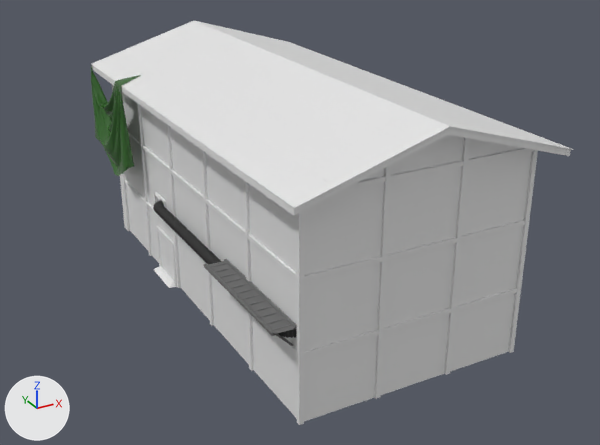
Two versions of the FBX model WalkingSim/Assets/Art/Packs/WareHouseDockingArea/WareHouse.fbx, one commit apart.
Camera for both pictures: a camera (50 mm lens) standing at (-17.01, -31.8, 17.38) and looking at (-0.35, -1.51, 2.23). Lighting does not change. The marker at lower left points along +X, +Y and +Z. Where no turn or scale is listed for an object, it has been applied to the vertices.
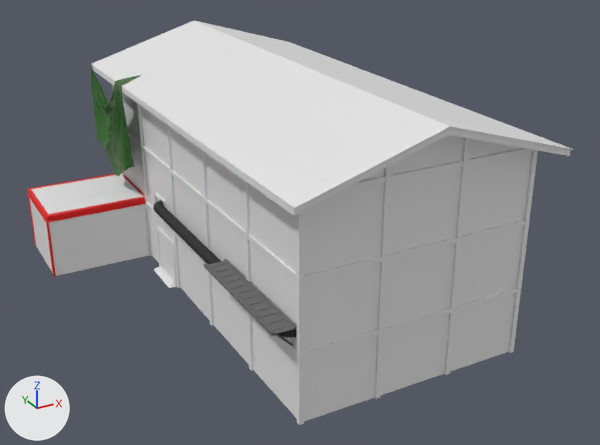
What differs and where, as boxes [x1, y1, x2, y2] in the pictures (600 x 445 px):
'Cube.017', added
    after: [30, 199, 150, 276]
'Cube.015', added
    after: [31, 175, 144, 214]
'Cube.016', added (red)
    after: [27, 174, 146, 223]
'Cube.013', added (red)
    after: [28, 192, 145, 221]
'Cube.014', added
    after: [28, 196, 56, 277]

The change, as a list of edits to the scene's bpy script:
```text
Add mat_tex01_001:
    mat_tex01_001 = principled_material('Tex01.001')
    mat_tex01_001.base_color = (0.8, 0.00281, 0.00281)  # red #e70909
Add mat_gravel_001:
    mat_gravel_001 = principled_material('Gravel.001')
    mat_gravel_001.base_color = (0.8, 0.8, 0.8)  # white #e7e7e7
Add mat_metalsheet_002:
    mat_metalsheet_002 = principled_material('MetalSheet.002')
    mat_metalsheet_002.base_color = (0.8, 0.8, 0.8)  # white #e7e7e7
Add me_cube_016_1:
    me_cube_016_1.from_pydata(...)  # 32 vertices, 16 faces; spans x -5.01..0.01, y 5.99..10.01, z 2.95..3.15
    me_cube_016_1.materials.append(mat_tex01_001)  # red #e70909
Add me_cube_018:
    me_cube_018.from_pydata(...)  # 49 vertices, 36 faces; spans x -4.91..-0.09, y 6.1..9.9, z 3.23
    me_cube_018.materials.append(mat_gravel_001)  # white #e7e7e7
Add me_cube_057:
    me_cube_057.from_pydata(...)  # 181 vertices, 139 faces; spans x -2.5..2.5, y -2.0..2.0, z 0.0..2.95
    me_cube_057.materials.append(mat_metalsheet_002)  # its picture is missing
Add me_cube_059:
    me_cube_059.from_pydata(...)  # 40 vertices, 16 faces; spans x -0.05..5.05, y -4.05..0.05, z -0.05..2.85
    me_cube_059.materials.append(mat_tex01_001)  # red #e70909
Add me_cube_058:
    me_cube_058.from_pydata(...)  # 36 vertices, 28 faces; spans x -5.06..0.06, y 5.94..10.06, z 2.9..3.25
    me_cube_058.materials.append(mat_tex01_001)  # red #e70909
Add ob_cube_013:
    ob_cube_013 = bpy.data.objects.new('Cube.013', me_cube_016_1)
    ob_cube_013.location = (-5.0, 0.0, -1.5)
Add ob_cube_015:
    ob_cube_015 = bpy.data.objects.new('Cube.015', me_cube_018)
    ob_cube_015.location = (-5.0, 0.0, -1.5)
Add ob_cube_017:
    ob_cube_017 = bpy.data.objects.new('Cube.017', me_cube_057)
    ob_cube_017.location = (-7.5, 8.0, -1.5)
Add ob_cube_014:
    ob_cube_014 = bpy.data.objects.new('Cube.014', me_cube_059)
    ob_cube_014.location = (-10.0, 10.0, -1.45)
Add ob_cube_016:
    ob_cube_016 = bpy.data.objects.new('Cube.016', me_cube_058)
    ob_cube_016.location = (-5.0, 0.0, -1.5)
```
